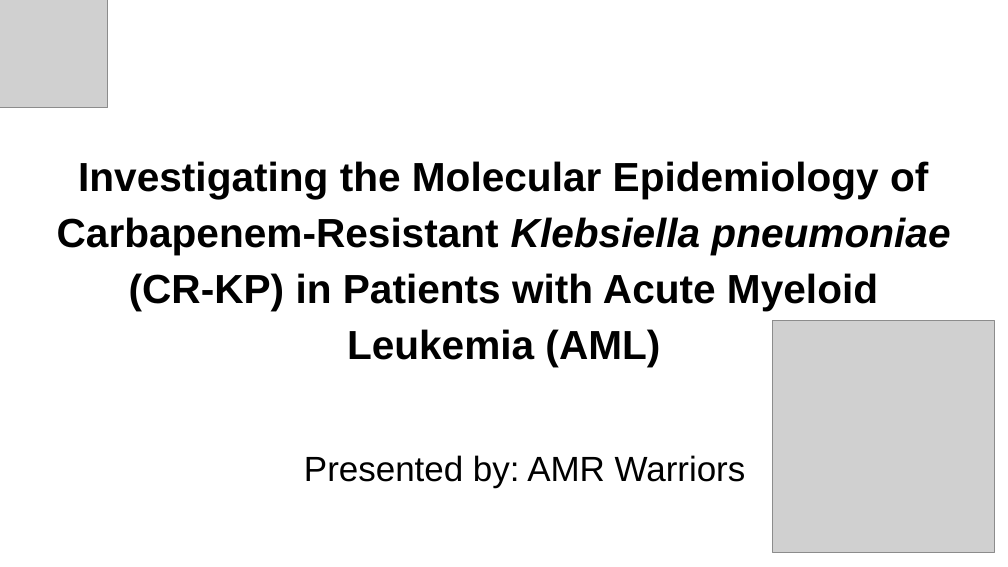
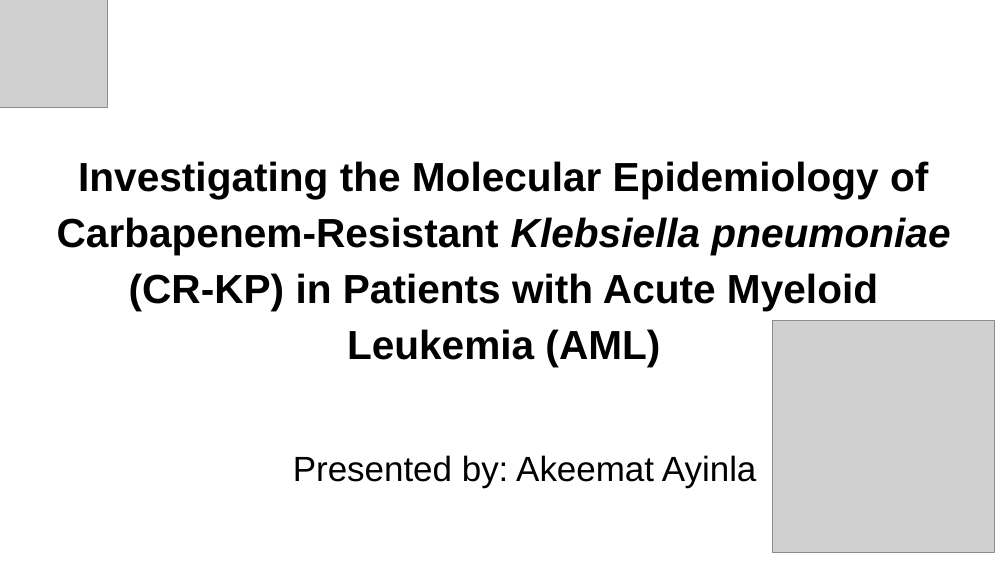
Before and after one commit to Akeemat/hackbio-cancer-internship, a slide deck: slide 1 of Stage 5/Project Proposal_Investigating the molecular epidemiology of Klebsiella pneumoniae in patients with haematological malignancies.pptx. Drawn at 1008x567 pixels with LibreOffice and Linux fonts; fonts in the diff are those of the drawing; grey boxes stand for pictures. Boxes give left, top, right and bottom in pixels: in the first picture for what was removed or moved away, otherwise in the second. Text is boxed around its words. In the diff, an @@ line names an element or a change of style, - is before the commit and + after.

```diff
--- a/Stage 5/Project Proposal_Investigating the molecular epidemiology of Klebsiella pneumoniae in patients with haematological malignancies.pptx
+++ b/Stage 5/Project Proposal_Investigating the molecular epidemiology of Klebsiella pneumoniae in patients with haematological malignancies.pptx
@@ subtitle at (293,455,757,488): text changed @@
-Presented by: AMR Warriors
+Presented by: Akeemat Ayinla
```
